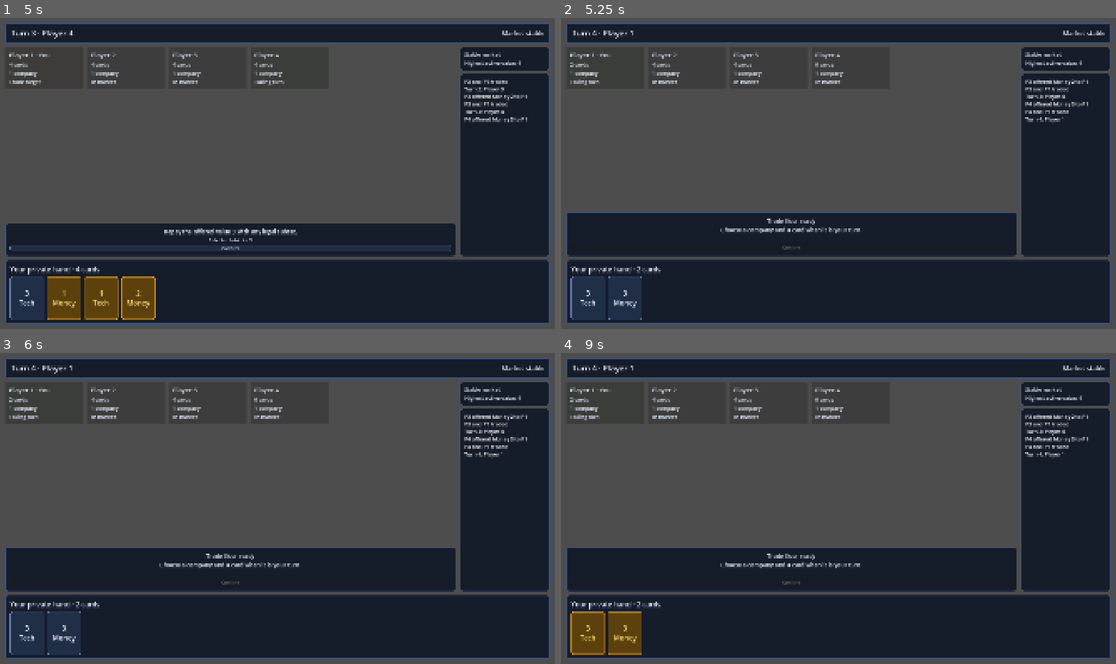
Above: before the commit, frames 1-4 (two rows, left to right).
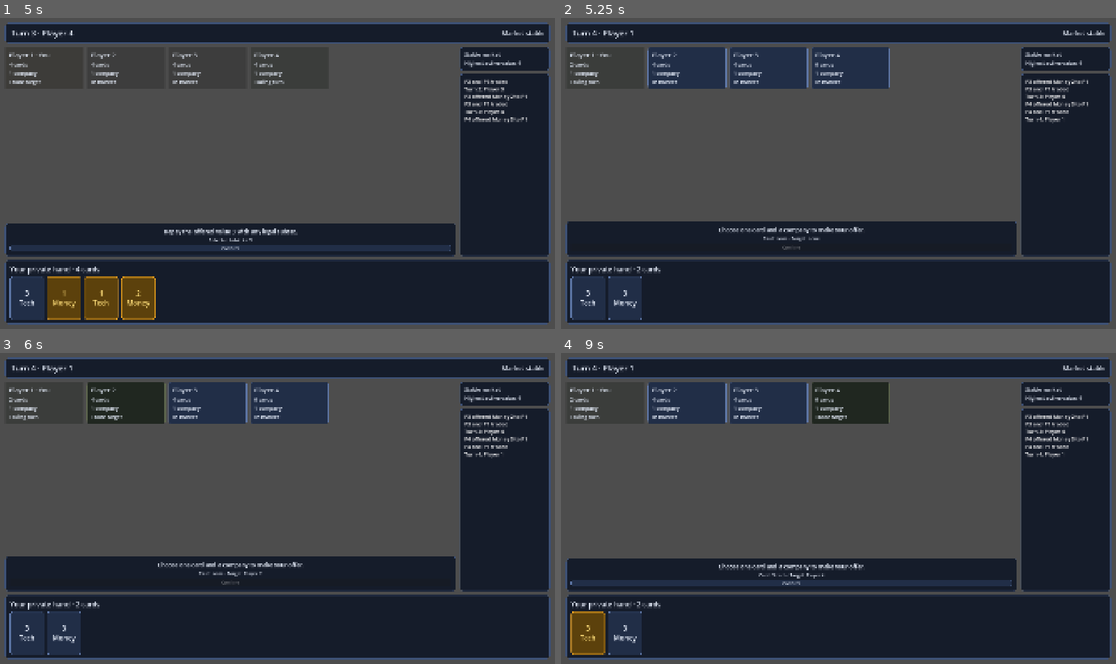
Above: after the commit, the same moments.

Repository: prelios/capitalism
Game: Godot game, scene res://game_controller.tscn
Two runs of this game, one before a commit and one after it. Both use one fixed random seed, a clock stepped at 60 frames per second and the inputs below.
Inputs (mouse positions are in pixels of both pictures, inside the frame that each line leads up to):
- Up to frame 1 (5 s): click "3 Tech" at 0.5 s; click "4 Money" at 1.25 s; click "Confirm" at 2 s; click "1 Money" at 2.75 s; click "1 Tech" at 3.5 s; click "2 Money" at 4.25 s
- Up to frame 2 (5.25 s): click "Confirm" at 5 s
- Up to frame 3 (6 s): click (127, 402) at 5.77 s
- Up to frame 4 (9 s): click "3 Money" at 6.5 s; click (766, 402) at 7.27 s; click (849, 402) at 8.02 s; click "3 Tech" at 8.75 s

Frame 1 is identical in both runs. In frame 2, 8.1% of the frame differs, in the area x 0-83%, y 9-72%; in frame 3, 8.2%; in frame 4, 11%, in the area x 0-83%, y 9-98%.

Commit message:
Enable targets from current turn state

Diff:
--- a/godot/tests/human_ui_flow.gd
+++ b/godot/tests/human_ui_flow.gd
@@ -36,6 +36,7 @@
 	var seats := table.get_node("Margin/Layout/Main/Center/SeatScroll/Seats") as FlowContainer
 	var confirm := table.get_node("Margin/Layout/Main/Center/Trade/Margin/Content/Confirm") as Button
 	_expect(confirm.disabled, "offer confirmation began enabled")
+	_expect(!(seats.get_child(1) as PlayerSeatPanel).disabled, "living opponent target was disabled on the human turn")
 	(hand.get_child(0) as CardView).button_pressed = true
 	(seats.get_child(1) as PlayerSeatPanel)._pressed()
 	_expect(!confirm.disabled, "complete offer selection did not enable confirmation")
--- a/godot/ui/game_table.gd
+++ b/godot/ui/game_table.gd
@@ -61,7 +61,7 @@
 		var seat := PLAYER_SEAT_SCENE.instantiate() as PlayerSeatPanel
 		_seats.add_child(seat)
 		seat.set_public_player(player, player["player_id"] == local_player_id, player["player_id"] == state["current_player_id"], player["player_id"] == target_id)
-		seat.set_target_selectable(_is_offer_decision() and player["alive"] and player["player_id"] != _decision_actor_id)
+		seat.set_target_selectable(_is_offer_decision() and player["alive"] and player["player_id"] != local_player_id)
 		seat.target_selected.connect(_on_target_selected)
 
 
@@ -166,9 +166,9 @@
 		return
 	var submitted := false
 	if _is_offer_decision():
-		submitted = _controller.submit_offer(_decision_actor_id, _selected_target_id, _selected_card_ids[0])
+		submitted = _controller.submit_offer(_local_actor_id(), _selected_target_id, _selected_card_ids[0])
 	elif _is_repayment_decision():
-		submitted = _controller.submit_repayment(_decision_actor_id, _selected_card_ids)
+		submitted = _controller.submit_repayment(_local_actor_id(), _selected_card_ids)
 	if submitted:
 		_decision_phase = ""
 		_selected_card_ids.clear()
@@ -183,11 +183,22 @@
 
 
 func _is_offer_decision() -> bool:
-	return _decision_phase == GameModel.PHASE_AWAITING_OFFER
+	if _last_view == null:
+		return _decision_phase == GameModel.PHASE_AWAITING_OFFER
+	var state := _last_view.public_state()
+	return state["phase"] == GameModel.PHASE_AWAITING_OFFER and state["current_player_id"] == _last_view.requester_id
 
 
 func _is_repayment_decision() -> bool:
-	return _decision_phase == GameModel.PHASE_AWAITING_REPAYMENT
+	if _last_view == null:
+		return _decision_phase == GameModel.PHASE_AWAITING_REPAYMENT
+	var state := _last_view.public_state()
+	var trade: Dictionary = state["pending_trade"]
+	return state["phase"] == GameModel.PHASE_AWAITING_REPAYMENT and !trade.is_empty() and trade["target_id"] == _last_view.requester_id
+
+
+func _local_actor_id() -> int:
+	return _last_view.requester_id if _last_view != null else _decision_actor_id
 
 
 func _selected_value() -> int:
Not shown, added: godot/tests/human_ui_flow.gd.uid
